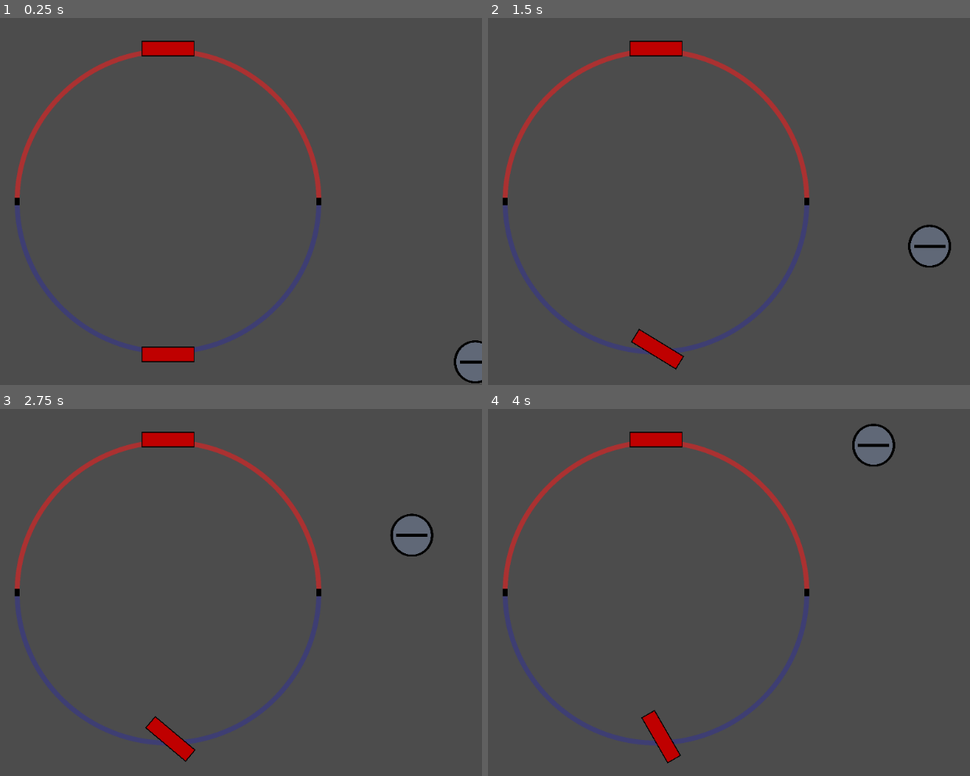
Above: before the commit, frames 1-4 (two rows, left to right).
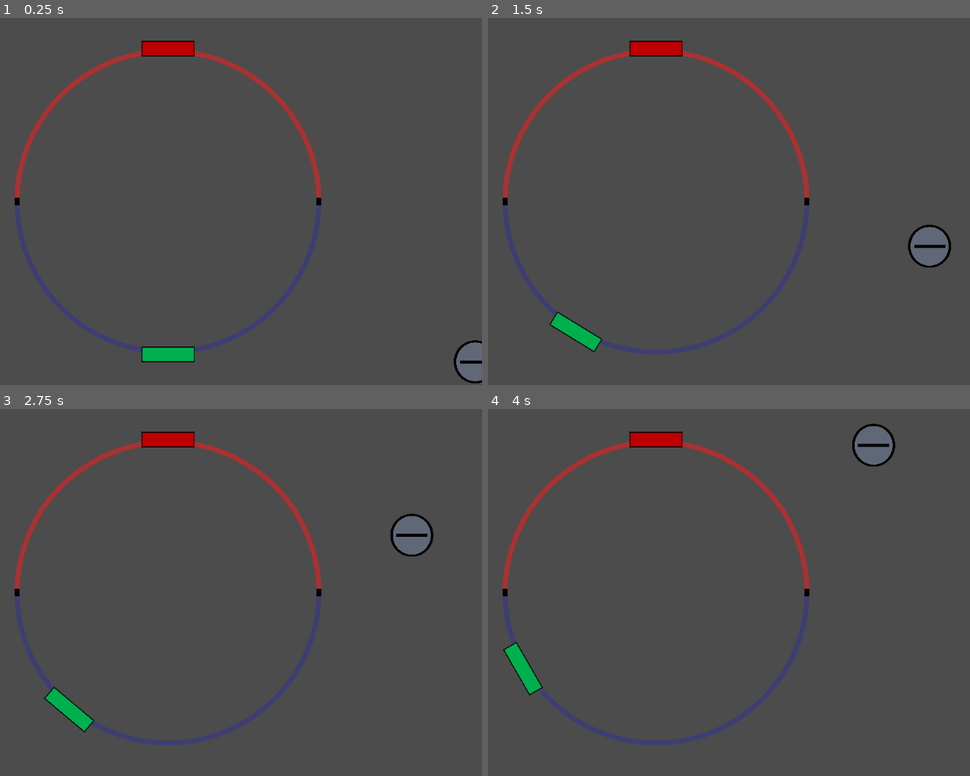
Above: after the commit, the same moments.

Repository: Nebulean/Electro-Pong
Game: Godot game, scene res://Scenes/Main.tscn
Two runs of this game, one before a commit and one after it. Both use one fixed random seed, a clock stepped at 60 frames per second and the inputs below. The project has no main scene, so this scene is started directly.
Inputs:
- Up to frame 1 (0.25 s): no input
- Up to frame 2 (1.5 s): hold Right (ui_right) 0.53-1.28 s; hold Left (ui_left) from 1.28 s (still down)
- Up to frame 3 (2.75 s): release Left (ui_left) at 2.03 s; hold Right (ui_right) from 2.03 s (still down)
- Up to frame 4 (4 s): release Right (ui_right) at 3.53 s; hold Left (ui_left) from 3.53 s (still down)

The runs differ from the first frame. In frame 1, 0.4% of the frame differs, in the area x 29-41%, y 89-94%; in frame 2, 0.9%, in the area x 12-41%, y 79-96%; in frame 3, 0.9%; in frame 4, 0.9%.

Commit message:
The player moves correctly now

Diff:
--- a/game/Scenes/Player.tscn
+++ b/game/Scenes/Player.tscn
@@ -11,11 +11,6 @@
 "name": "player2_power",
 "speed": 5.0
 }, {
-"frames": [ ExtResource( 2 ) ],
-"loop": true,
-"name": "player2",
-"speed": 5.0
-}, {
 "frames": [ ExtResource( 1 ) ],
 "loop": true,
 "name": "player1_power",
@@ -24,6 +19,11 @@
 "frames": [ ExtResource( 1 ) ],
 "loop": true,
 "name": "player1",
+"speed": 5.0
+}, {
+"frames": [ ExtResource( 2 ) ],
+"loop": true,
+"name": "player2",
 "speed": 5.0
 } ]
 
--- a/game/Scripts/Arena.gd
+++ b/game/Scripts/Arena.gd
@@ -1,10 +1,3 @@
 extends Area2D
 
 export var arena_size = 1000
-# Declare member variables here. Examples:
-# var a = 2
-# var b = "text"
-
-# Called every frame. 'delta' is the elapsed time since the previous frame.
-#func _process(delta):
-#	pass
--- a/game/Scripts/Main.gd
+++ b/game/Scripts/Main.gd
@@ -15,8 +15,6 @@
 	$Player1.add_collision_exception_with($Player2)
 	$Player2.add_collision_exception_with($Player1)
 
-
-
 # Called every frame. 'delta' is the elapsed time since the previous frame.
 #func _process(delta):
 #	pass
--- a/game/Scripts/Player.gd
+++ b/game/Scripts/Player.gd
@@ -17,7 +17,7 @@
 	set_player_sprit()
 
 func set_player_sprit():
-	if player == 0:
+	if player == 1:
 		angle = 0
 		$Sprite.animation = "player1"
 	else:
@@ -44,11 +44,11 @@
 			is_left = false
 
 func _physics_process(delta):
-	var lastPos = Vector2(1000, 0).rotated(angle)
+	var lastPos = Vector2(0, 250).rotated(angle)
 	var lastAngle = angle
 	if is_right:
 		angle = angle + angle_step * delta
 	if is_left:
 		angle = angle - angle_step * delta
-	move_and_slide(Vector2(1000, 0).rotated(angle) - lastPos)
+	move_and_collide(Vector2(0, 250).rotated(angle) - lastPos)
 	rotate(angle  - lastAngle)
